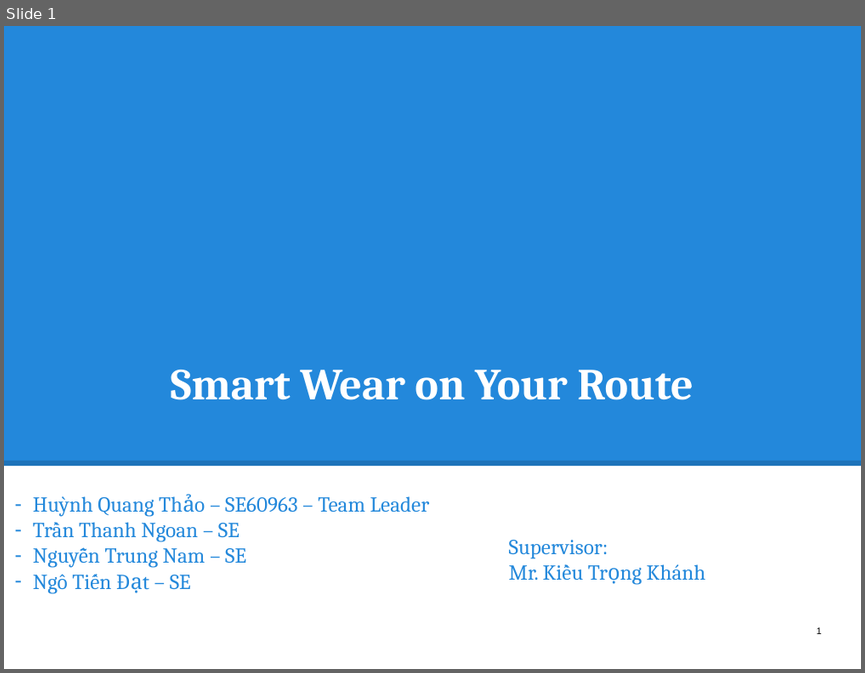
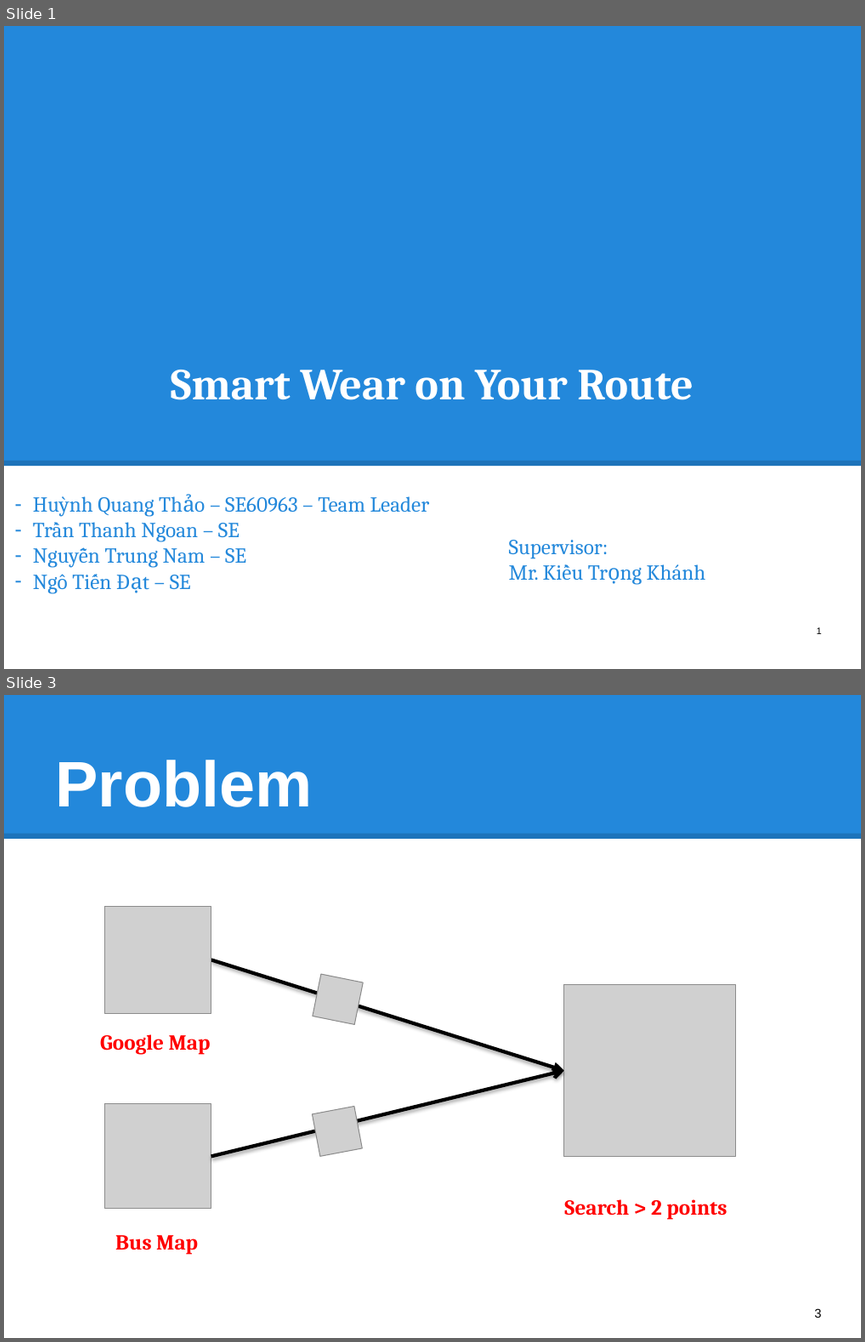
Before and after one commit to hqt/street-router, a slide deck: Document/presentation/full presentation.pptx. Shown one above the other, each under a label of ours: slide 1 before the commit, slides 1 and 3 after it; the slides between them are not shown. The pictures are 865x673 and 865x1342 pixels, drawn with LibreOffice and Linux fonts; fonts in the diff are those of the drawing; grey boxes stand for pictures. Boxes give left, top, right and bottom in pixels: in the first picture for what was removed or moved away, otherwise in the second. Text is boxed around its words. In the diff, an @@ line names an element or a change of style, - is before the commit and + after.

```diff
--- a/Document/presentation/full presentation.pptx
+++ b/Document/presentation/full presentation.pptx
@@ slide 3 added at (x1=4, y1=695, x2=861, y2=1338), background #FFFFFF @@
@@ rectangle added at (x1=4, y1=695, x2=861, y2=839), fill #2388DB @@
@@ title added at (x1=55, y1=760, x2=312, y2=807), 54 pt, text #FFFFFF, bold @@
+Problem
@@ line added from (4, 835) to (861, 835), #000000 4.5 pt @@
@@ arrow added from (211, 959) to (564, 1071), #000000 3 pt @@
@@ picture added at (x1=312, y1=974, x2=363, y2=1025) @@
@@ picture added at (x1=564, y1=985, x2=736, y2=1156) @@
@@ arrow added from (211, 1156) to (564, 1071), #000000 3 pt @@
@@ picture added at (x1=313, y1=1106, x2=363, y2=1157) @@
@@ text added at (x1=564, y1=1199, x2=726, y2=1219), 18 pt, text #FF0000, bold @@
+Search > 2 points
@@ group added at (x1=100, y1=906, x2=211, y2=1254): 2 pictures, 2 texts @@
+Google Map
+Bus Map
@@ page number added at (x1=814, y1=1308, x2=821, y2=1317), 10.5 pt, text #000000 @@
+3
```
Also in this commit, not shown: 80 other slides added, 3 other files.
